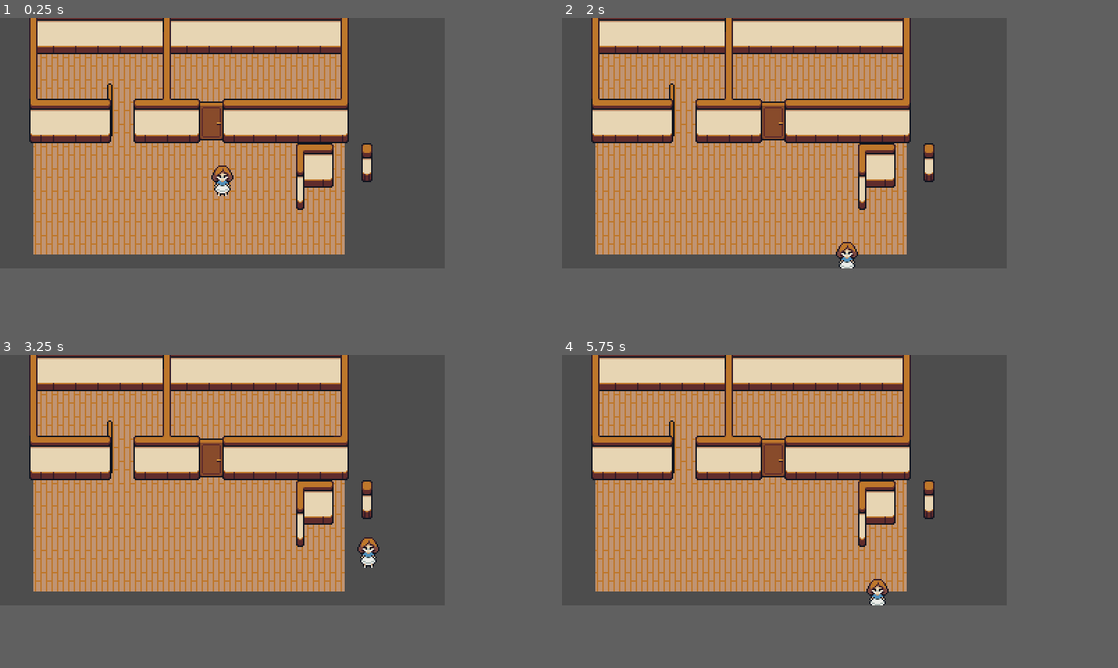
Above: before the commit, frames 1-4 (two rows, left to right).
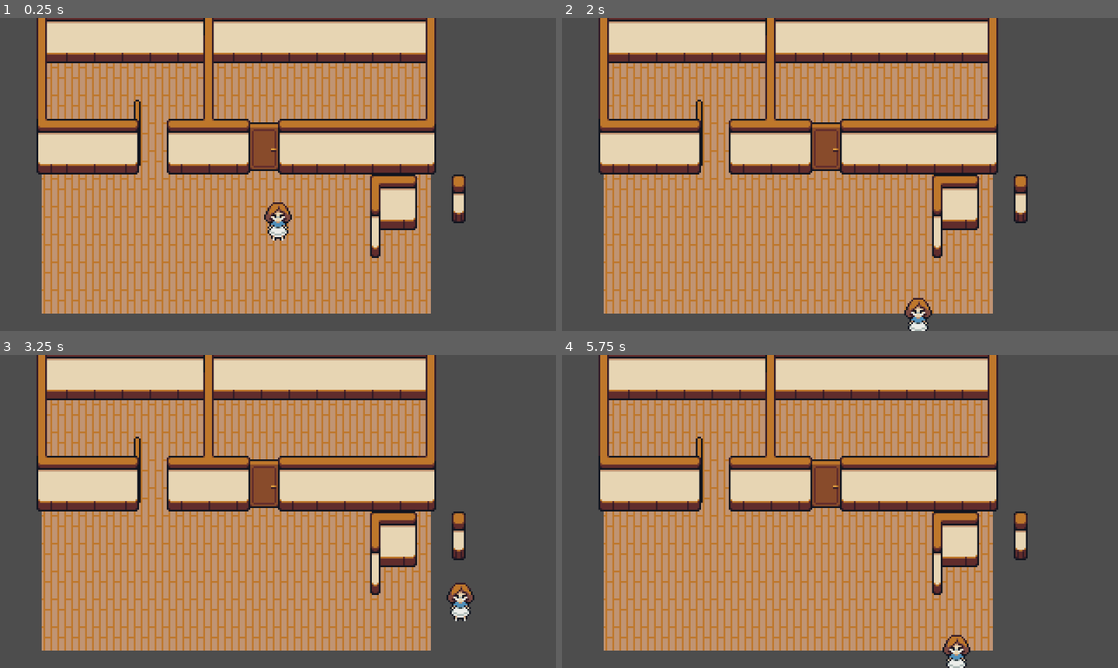
Above: after the commit, the same moments.

Repository: magodosilencio/gamejam-halloween
Game: Godot game, scene res://game.tscn
Same seed, same stepped clock (60 frames per second), same inputs: the game is played once before the commit and once after it.
Inputs:
- Up to frame 1 (0.25 s): no input
- Up to frame 2 (2 s): tap Enter at 0.5 s; hold D (move_right) 0.53-1.28 s; tap Z (interact) at 0.6, 1.35 s; hold S (move_down) from 1.28 s (still down)
- Up to frame 3 (3.25 s): release S (move_down) at 2.03 s; hold D (move_right) 2.03-2.78 s; tap Z (interact) at 2.1, 2.85 s; hold W (move_up) from 2.78 s (still down)
- Up to frame 4 (5.75 s): release W (move_up) at 3.53 s; hold A (move_left) 3.53-5.03 s; tap Z (interact) at 3.6, 4.35, 5.1 s; tap Space at 5 s; hold S (move_down) from 5.03 s (still down)
The window is 640x360 before the commit and 800x450 after it. Grey fills any space a smaller window leaves; there, only what the larger window draws over its background counts as a difference.

The runs differ from the first frame. In frame 1, 53% of the frame differs, in the area x 5-84%, y 0-95%; in frame 2, 53%; in frame 3, 53%, in the area x 5-86%, y 0-95%; in frame 4, 53%.

Commit message:
Added DialogueManager scene

Diff:
--- a/entities/characters/player/player.gd
+++ b/entities/characters/player/player.gd
@@ -12,7 +12,6 @@
 
 func _ready() -> void:
 	add_to_group("player");
-	pass # Replace with function body.
 
 func _process(delta: float) -> void:
 	_input_handling();
--- a/project.godot
+++ b/project.godot
@@ -26,7 +26,7 @@
 window/size/maximize_disabled=true
 window/size/window_width_override=1920
 window/size/window_height_override=1080
-window/stretch/mode="viewport"
+window/stretch/mode="canvas_items"
 window/stretch/scale_mode="integer"
 
 [input]
--- /dev/null
+++ b/systems/dialogue_manager/dialogue_manager.gd
@@ -0,0 +1,13 @@
+extends CanvasLayer
+
+@export var DialogueBox: Control;
+@export var DialogueText: RichTextLabel;
+
+# Called when the node enters the scene tree for the first time.
+func _ready() -> void:
+	pass # Replace with function body.
+
+
+# Called every frame. 'delta' is the elapsed time since the previous frame.
+func _process(delta: float) -> void:
+	pass
--- /dev/null
+++ b/systems/dialogue_manager/dialogue_manager.tscn
@@ -0,0 +1,58 @@
+[gd_scene format=3 uid="uid://bh6xjea5ef3en"]
+
+[ext_resource type="Texture2D" uid="uid://m6snhb2qtcj4" path="res://systems/dialogue_manager/dialogue_box.png" id="1_3f0n1"]
+[ext_resource type="Script" uid="uid://ce73h17k8qyo5" path="res://systems/dialogue_manager/dialogue_manager.gd" id="1_3qcsk"]
+[ext_resource type="FontFile" uid="uid://cm2c858l5l0p0" path="res://assets/fonts/vcr_osd_mono/VCR_OSD_MONO_1.001.ttf" id="3_twn3y"]
+
+[sub_resource type="LabelSettings" id="LabelSettings_g4v7s"]
+line_spacing = 0.0
+font = ExtResource("3_twn3y")
+font_size = 8
+font_color = Color(0, 0, 0, 1)
+
+[node name="DialogueManager" type="CanvasLayer" unique_id=683399946 node_paths=PackedStringArray("DialogueBox", "DialogueText")]
+script = ExtResource("1_3qcsk")
+DialogueBox = NodePath("")
+DialogueText = NodePath("")
+
+[node name="MarginContainer" type="MarginContainer" parent="." unique_id=1796503834]
+anchors_preset = 12
+anchor_top = 1.0
+anchor_right = 1.0
+anchor_bottom = 1.0
+offset_top = -60.0
+grow_horizontal = 2
+grow_vertical = 0
+theme_override_constants/margin_left = 8
+theme_override_constants/margin_right = 8
+theme_override_constants/margin_bottom = 8
+
+[node name="DialogueBox" type="PanelContainer" parent="MarginContainer" unique_id=1206789774]
+layout_mode = 2
+
+[node name="Box" type="NinePatchRect" parent="MarginContainer/DialogueBox" unique_id=301211288]
+layout_mode = 2
+texture = ExtResource("1_3f0n1")
+region_rect = Rect2(0, 0, 24, 24)
+patch_margin_left = 8
+patch_margin_top = 8
+patch_margin_right = 8
+patch_margin_bottom = 8
+
+[node name="MarginContainer" type="MarginContainer" parent="MarginContainer/DialogueBox" unique_id=451167862]
+layout_mode = 2
+theme_override_constants/margin_left = 8
+theme_override_constants/margin_top = 6
+theme_override_constants/margin_right = 8
+theme_override_constants/margin_bottom = 6
+
+[node name="DialogueText" type="Label" parent="MarginContainer/DialogueBox/MarginContainer" unique_id=1311017737]
+custom_maximum_size = Vector2(288, 48)
+layout_mode = 2
+size_flags_horizontal = 0
+size_flags_vertical = 0
+text = "Lorem ipsum dolor sit amet, consectetur adipiscing elit, sed do eiusmod tempor incididunt ut labore et dolore magna aliqua. Ut enim ad minim veniam, quis nostrud exercitation ullamco laboris nisi ut aliquip ex ea commodo consequat. Duis aute irure dolor in reprehenderit in voluptate velit esse cillum dolore eu fugiat nulla pariatur. Excepteur sint occaecat cupidatat non proident, sunt in culpa qui officia deserunt mollit anim id est laborum."
+label_settings = SubResource("LabelSettings_g4v7s")
+autowrap_mode = 1
+text_overrun_behavior = 4
+max_lines_visible = 5
Binary file added: assets/fonts/kiwisoda/KiwiSoda.ttf
Not shown, added: assets/fonts/kiwisoda/KiwiSoda.ttf.import
Binary file added: assets/fonts/vcr_osd_mono/VCR_OSD_MONO_1.001.ttf
Not shown, added: assets/fonts/vcr_osd_mono/VCR_OSD_MONO_1.001.ttf.import
Binary file added: systems/dialogue_manager/dialogue_box.png
Not shown, added: systems/dialogue_manager/dialogue_box.png.import
Not shown, added: systems/dialogue_manager/dialogue_manager.gd.uid
